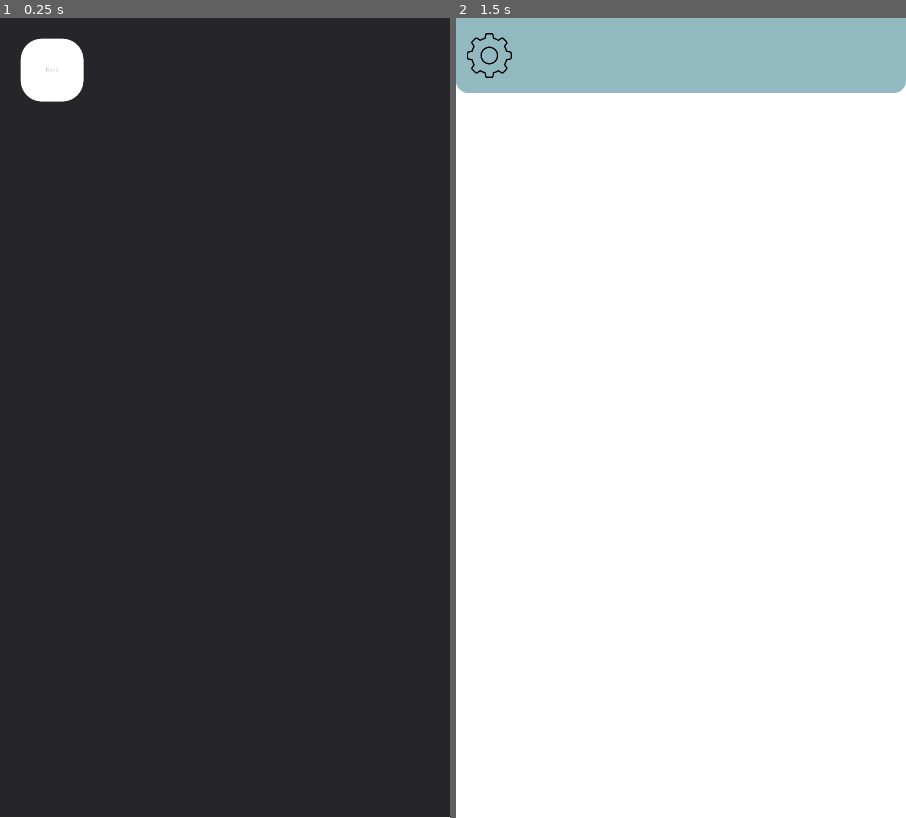
Above: before the commit, frames 1-2 (left to right).
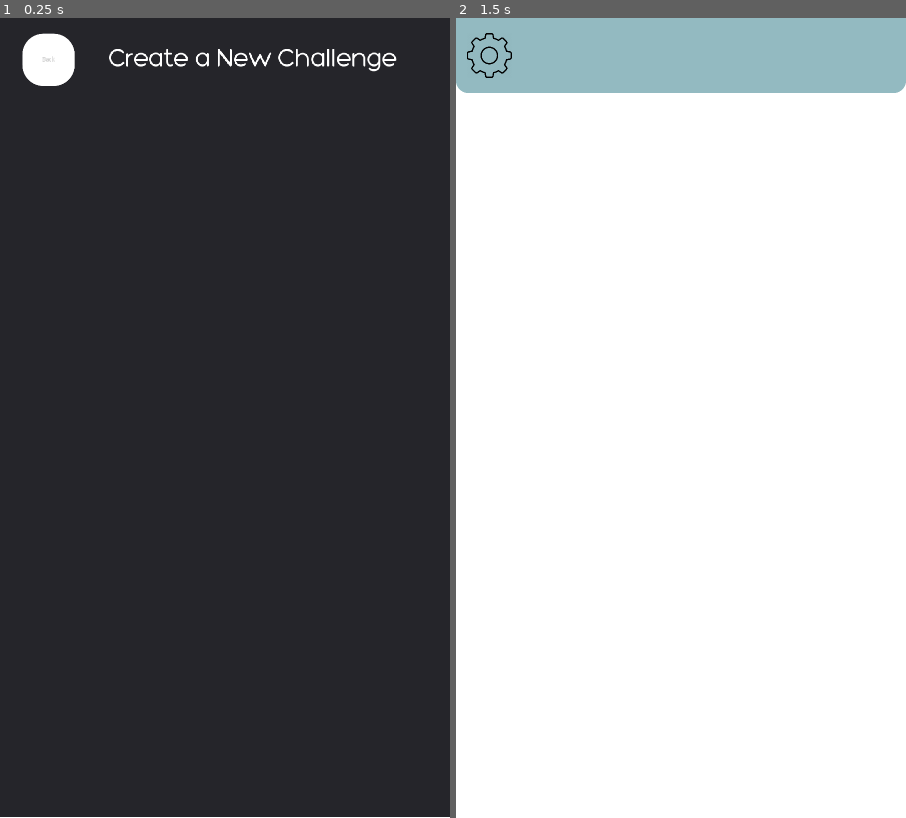
Above: after the commit, the same moments.

Repository: Big-Cheung/LAHacks2021
Game: Godot game, scene res://Base.tscn
The game is run twice, just before and just after one commit, with the same random seed, the same clock (stepped at 60 frames per second) and the same inputs.
Inputs (mouse positions are in pixels of both pictures, inside the frame that each line leads up to):
- Up to frame 1 (0.25 s): no input
- Up to frame 2 (1.5 s): click "Back" at 0.5 s; tap Enter at 1.25 s; move the mouse to (780, 378) at 1.27 s; hold W from 1.28 s (still down); click (780, 378) at 1.42 s

The runs differ from the first frame. In frame 1, 1.0% of the frame differs, in the area x 4-89%, y 1-11%; in frame 2, nothing differs.
Error in both runs: Invalid set index 'visible' (on base: 'null instance') with value of type 'bool'. (res://Scripts/BackButtonScript.gd:14)

Commit message:
added fonts and default theme

Diff:
--- a/CreateChallenge.tscn
+++ b/CreateChallenge.tscn
@@ -1,8 +1,8 @@
 [gd_scene load_steps=4 format=2]
 
 [ext_resource path="res://Style/DefaultTheme.tres" type="Theme" id=1]
-[ext_resource path="res://Scripts/BackButtonScript.gd" type="Script" id=2]
-[ext_resource path="res://Style/BackButtonStyle.tres" type="StyleBox" id=3]
+[ext_resource path="res://BackButton.tscn" type="PackedScene" id=2]
+[ext_resource path="res://Style/Fonts/DefaultFont64pt.tres" type="DynamicFont" id=3]
 
 [node name="CreateChallenge" type="Control"]
 anchor_right = 1.0
@@ -20,14 +20,24 @@
 "_edit_use_anchors_": false
 }
 
-[node name="Button" type="Button" parent="."]
-margin_left = 50.0
-margin_top = 50.0
-margin_right = 200.0
-margin_bottom = 200.0
-custom_styles/normal = ExtResource( 3 )
-text = "Back"
-script = ExtResource( 2 )
+[node name="BackButton" parent="." instance=ExtResource( 2 )]
+anchor_left = 0.05
+anchor_top = 0.02
+anchor_right = 0.05
+anchor_bottom = 0.02
+margin_left = 0.0
+margin_top = 0.0
+margin_right = 125.0
+margin_bottom = 125.0
+
+[node name="Label" type="Label" parent="."]
+anchor_left = 0.125
+anchor_right = 1.0
+anchor_bottom = 0.1
+custom_fonts/font = ExtResource( 3 )
+text = "Create a New Challenge"
+align = 1
+valign = 1
 __meta__ = {
 "_edit_use_anchors_": false
 }
--- /dev/null
+++ b/Style/Fonts/DefaultFont128pt.tres
@@ -0,0 +1,7 @@
+[gd_resource type="DynamicFont" load_steps=2 format=2]
+
+[ext_resource path="res://Style/Fonts/Default.otf" type="DynamicFontData" id=1]
+
+[resource]
+size = 128
+font_data = ExtResource( 1 )
--- /dev/null
+++ b/Style/Fonts/DefaultFont32pt.tres
@@ -0,0 +1,7 @@
+[gd_resource type="DynamicFont" load_steps=2 format=2]
+
+[ext_resource path="res://Style/Fonts/Default.otf" type="DynamicFontData" id=1]
+
+[resource]
+size = 32
+font_data = ExtResource( 1 )
--- /dev/null
+++ b/Style/Fonts/DefaultFont64pt.tres
@@ -0,0 +1,7 @@
+[gd_resource type="DynamicFont" load_steps=2 format=2]
+
+[ext_resource path="res://Style/Fonts/Default.otf" type="DynamicFontData" id=1]
+
+[resource]
+size = 64
+font_data = ExtResource( 1 )
--- /dev/null
+++ b/Style/Fonts/DefaultFont96pt.tres
@@ -0,0 +1,7 @@
+[gd_resource type="DynamicFont" load_steps=2 format=2]
+
+[ext_resource path="res://Style/Fonts/Default.otf" type="DynamicFontData" id=1]
+
+[resource]
+size = 96
+font_data = ExtResource( 1 )
Binary file added: Style/Fonts/Default.otf
